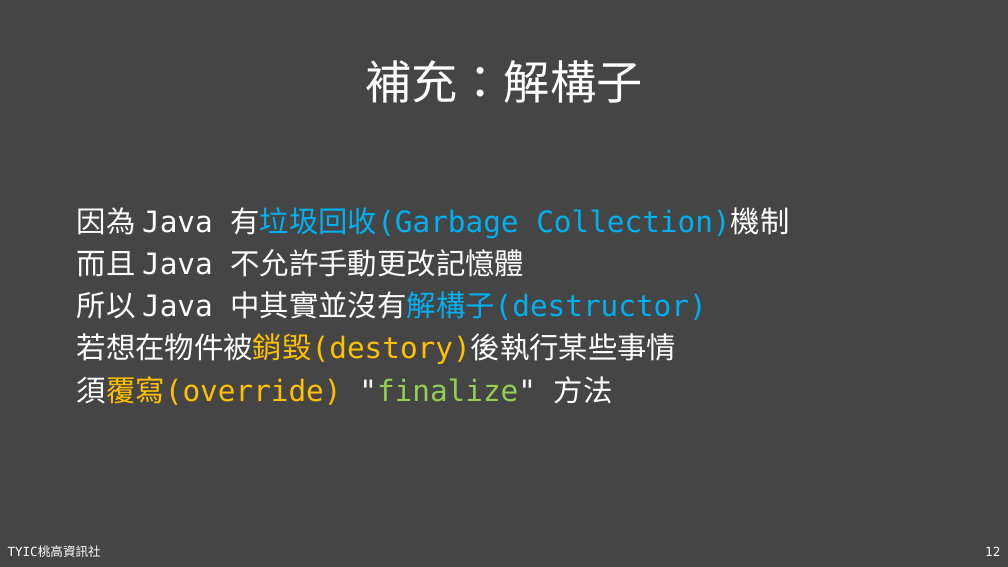
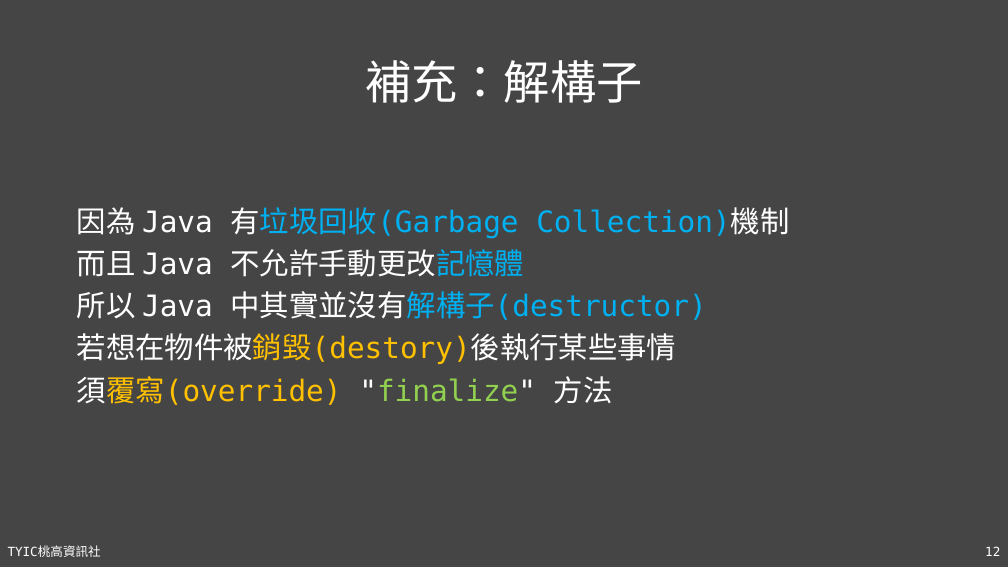
Before and after one commit to TYSHIC/slides, a slide deck: slide 12 of powerpoint/08_OOP與類別.pptx. Drawn at 1008x567 pixels with LibreOffice and Linux fonts; fonts in the diff are those of the drawing. Boxes give left, top, right and bottom in pixels: in the first picture for what was removed or moved away, otherwise in the second. Text is boxed around its words. In the diff, an @@ line names an element or a change of style, - is before the commit and + after.

```diff
--- a/powerpoint/08_OOP與類別.pptx
+++ b/powerpoint/08_OOP與類別.pptx
@@ text at (77, 249, 525, 277): text colour #FFFFFF to #00B0F0 in "不允許手動更改記憶體" @@
```
Also in this commit, not shown: 11 other slides changed, 7 slides added, 9 other files.
